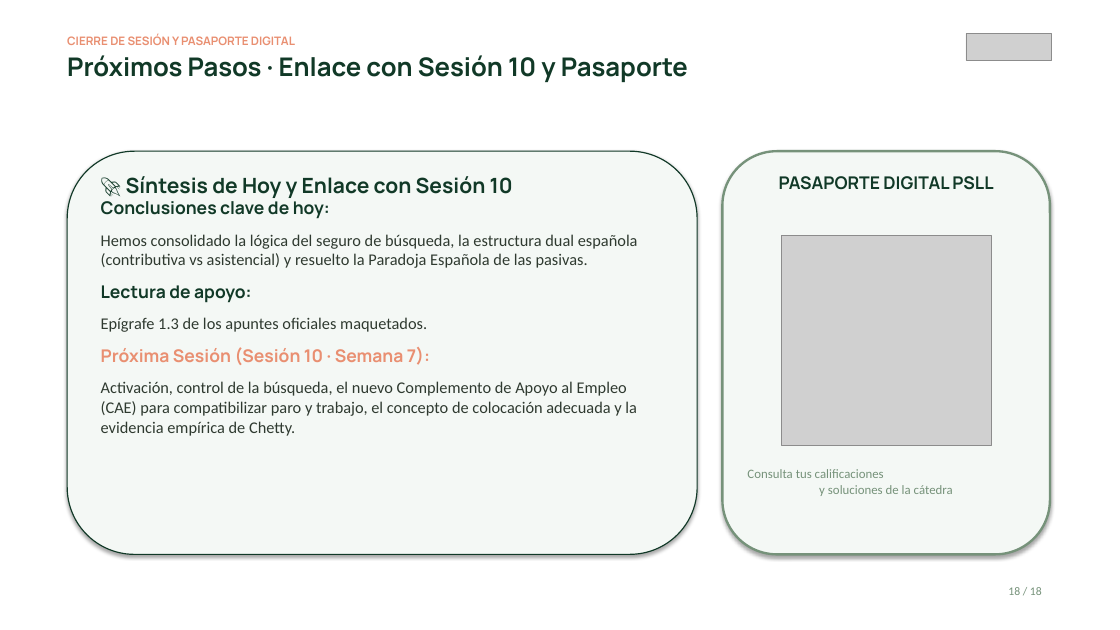
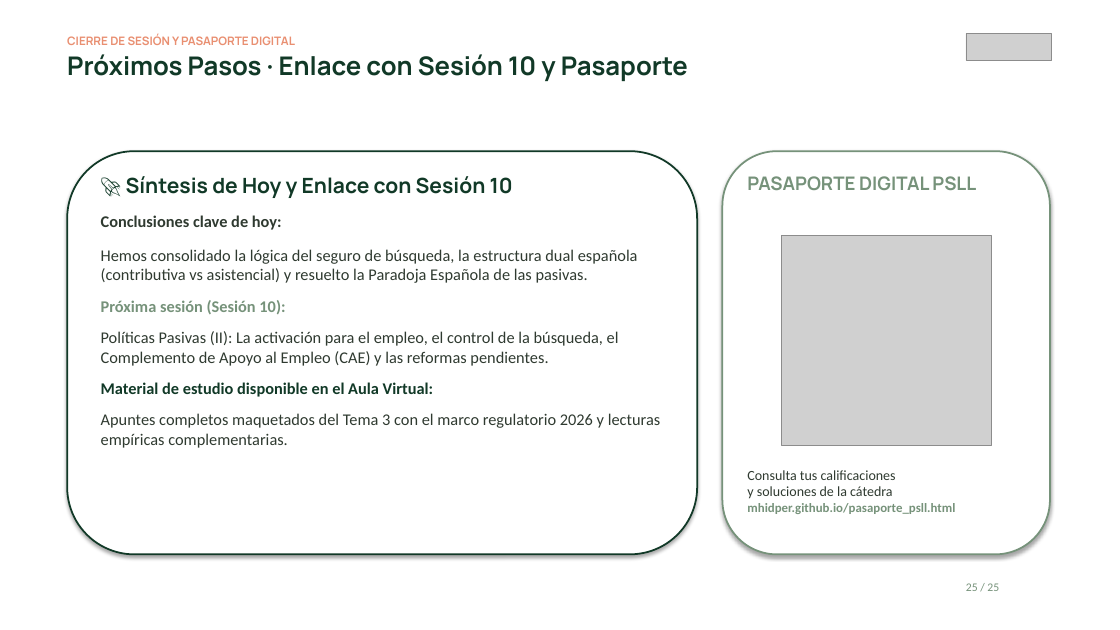
Before and after one commit to mhidper/PSSLL2627, a slide deck: slide 25 of Temas EB/Sesiones EB/Sesion 09/Sesion 09 - Por que proteger al desempleado y como lo hace Espana.pptx (slide 18 before the commit). Drawn at 1120x630 pixels with LibreOffice and Linux fonts; fonts in the diff are those of the drawing; grey boxes stand for pictures. Boxes give left, top, right and bottom in pixels: in the first picture for what was removed or moved away, otherwise in the second. Text is boxed around its words. In the diff, an @@ line names an element or a change of style, - is before the commit and + after.

Commit message:
feat: add teaching materials, lecture guides, and practical lab sessions for PSLL course module 09 and EPD 2

```diff
--- a/Temas EB/Sesiones EB/Sesion 09/Sesion 09 - Por que proteger al desempleado y como lo hace Espana.pptx
+++ b/Temas EB/Sesiones EB/Sesion 09/Sesion 09 - Por que proteger al desempleado y como lo hace Espana.pptx
@@ rounded rectangle at bbox=[67, 151, 697, 555]: fill #F4F8F5 to #FFFFFF; outline #113927 1 pt to #113927 1.5 pt @@
@@ text at bbox=[101, 176, 638, 283]: size 15 to 14 pt, font Manrope to Calibri, text colour #113927 to #2F3A30 in "Conclusiones clave de hoy:"; more space between paragraphs @@
@@ rounded rectangle at bbox=[723, 151, 1050, 555]: fill #F4F8F5 to #FFFFFF; outline #76927A 2 pt to #76927A 1.5 pt @@
@@ text "PASAPORTE DIGITAL PSLL" at bbox=[747, 176, 976, 190]: size 15 to 16 pt, text colour #113927 to #76927A; alignment centre to left @@
@@ text at bbox=[101, 300, 660, 448]: text changed @@
-Lectura de apoyo:
-Epígrafe 1.3 de los apuntes oficiales maquetados.
-Próxima Sesión (Sesión 10 · Semana 7):
-Activación, control de la búsqueda, el nuevo Complemento de Apoyo al Empleo (CAE) para compatibilizar paro y trabajo, el concepto de colocación adecuada y la evidencia empírica de Chetty.
+Próxima sesión (Sesión 10):
+Políticas Pasivas (II): La activación para el empleo, el control de la búsqueda, el Complemento de Apoyo al Empleo (CAE) y las reformas pendientes.
+Material de estudio disponible en el Aula Virtual:
+Apuntes completos maquetados del Tema 3 con el marco regulatorio 2026 y lecturas empíricas complementarias.
@@ text at bbox=[747, 470, 896, 499]: size 11 to 12 pt, text colour #76927A to #2F3A30 in "Consulta tus calificaciones y soluciones de la ..."; alignment centre to left @@
@@ text at bbox=[747, 503, 955, 514]: paragraph added @@
+mhidper.github.io/pasaporte_psll.html
@@ text at bbox=[966, 583, 999, 591]: text changed @@
-18 / 18
+25 / 25
```
Also in this commit, not shown: 16 other slides changed, 7 slides added, 25 other files.
